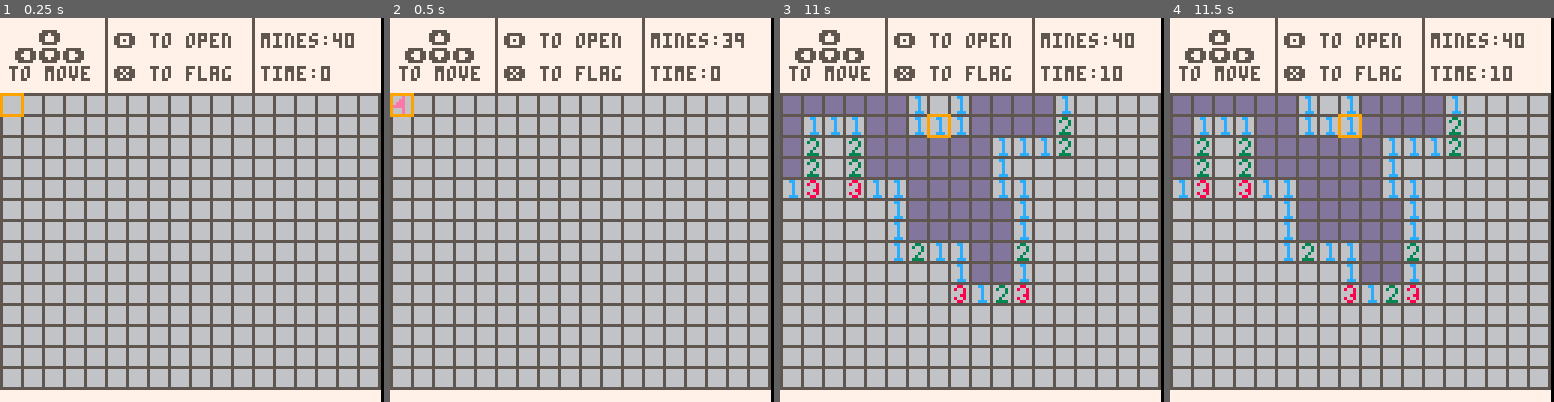
Above: before the commit, frames 1-4 (left to right).
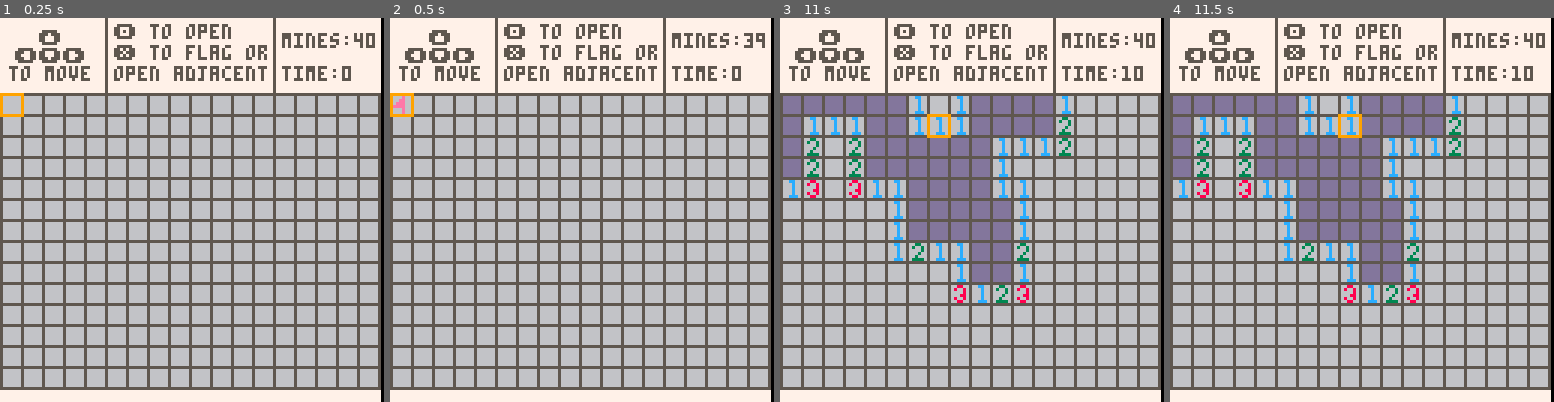
Above: after the commit, the same moments.

Repository: josiahhsu/github-pages
Game: PICO-8 cartridge Pico-8/minesweeper.p8
The game is run twice, just before and just after one commit, with the same random seed, the same clock (stepped at 60 frames per second) and the same inputs.
Inputs:
- Up to frame 1 (0.25 s): no input
- Up to frame 2 (0.5 s): tap X (X key) at 0.33 s
- Up to frame 3 (11 s): tap O (Z key) at 0.7, 1.7, 2.1, 2.5, 2.9, 3.3, 3.7, 4.1, 4.5, 4.9, 5.3, 5.7, 6.1, 6.5, 6.9, 7.3, 7.7, 8.1, 8.5, 8.9, 9.3, 9.7, 10.1, 10.5, 10.9 s; tap X (X key) at 1.07, 1.85, 2.97, 4.08, 5.2, 6.32, 7.43, 8.55, 9.67, 10.78 s; hold Right 1.6-2.1 s; hold Up 2.15-2.42 s; hold Right 2.47-3.03 s; hold Left 3.08-3.58 s; hold Down 3.63-3.97 s; hold Right 4.02-4.68 s; hold Up 4.73-5.03 s; hold Left 5.08-5.68 s; hold Down 5.73-6.03 s; hold Right 6.08-6.58 s; hold Right 6.63-7.13 s; hold Up 7.18-7.45 s; hold Right 7.5-8.07 s; hold Left 8.12-8.62 s; hold Down 8.67-9 s; hold Right 9.05-9.72 s; hold Up 9.77-10.07 s; hold Left 10.12-10.72 s; hold Down from 10.77 s (still down)
- Up to frame 4 (11.5 s): release Down at 11.07 s; hold Right from 11.12 s (still down); tap O (Z key) at 11.3 s

The runs differ from the first frame. In frame 1, 3.1% of the frame differs, in the area x 29-98%, y 0-20%; in frame 2, 3.1%; in frame 3, 3.1%; in frame 4, 3.1%.

Commit message:
Update instructions, label image

Diff:
--- a/Pico-8/minesweeper.p8
+++ b/Pico-8/minesweeper.p8
@@ -291,11 +291,12 @@
  print("⬅️⬇️➡️",5,10,5)
  print("to move",3,16,5)
  line(35,0,35,24,5)
- print("🅾️ to open",38,5,5)
- print("❎ to flag",38,16,5)
- line(84,0,84,24,5)
- print("mines:"..mines,87,5,5)
- print("time:"..flr(t), 87,16,5)
+ print("🅾️ to open",38,2,5)
+ print("❎ to flag or",38,9,5)
+ print("open adjacent",38,16,5)
+ line(91,0,91,24,5)
+ print("mines:"..mines,94,5,5)
+ print("time:"..flr(t), 94,16,5)
 
  cell_do_all(
  function(x,y)
Not shown, changed: the thumbnail (__label__) section of Pico-8/minesweeper.p8
